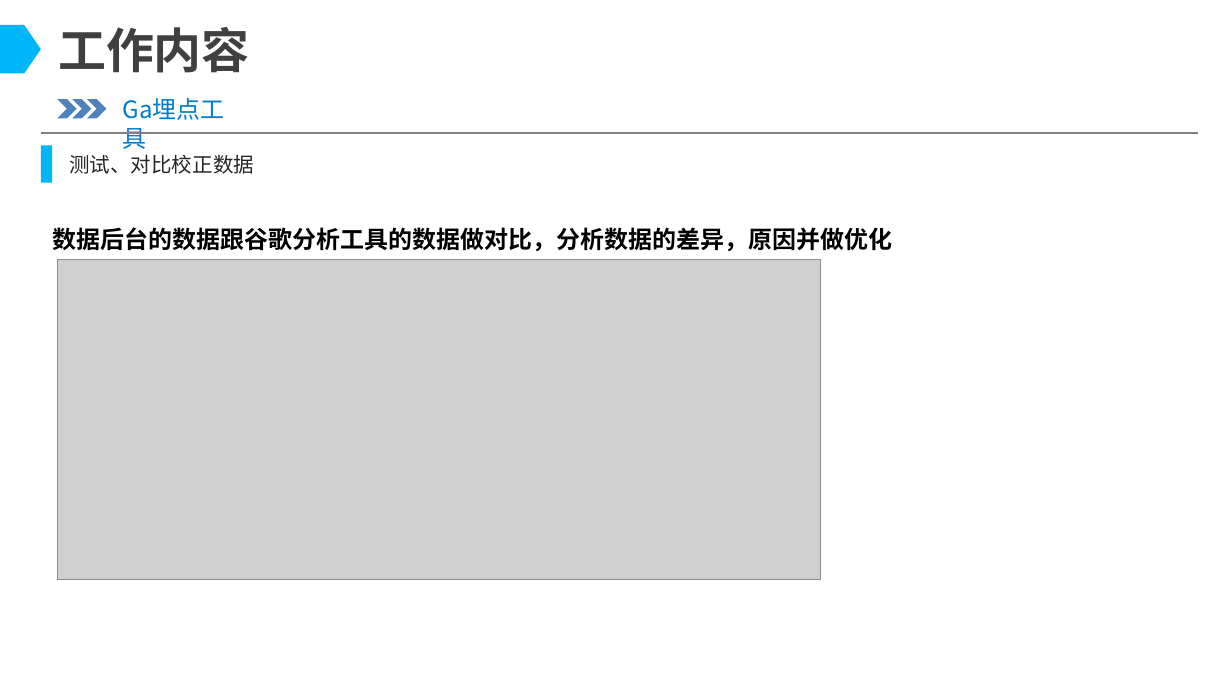
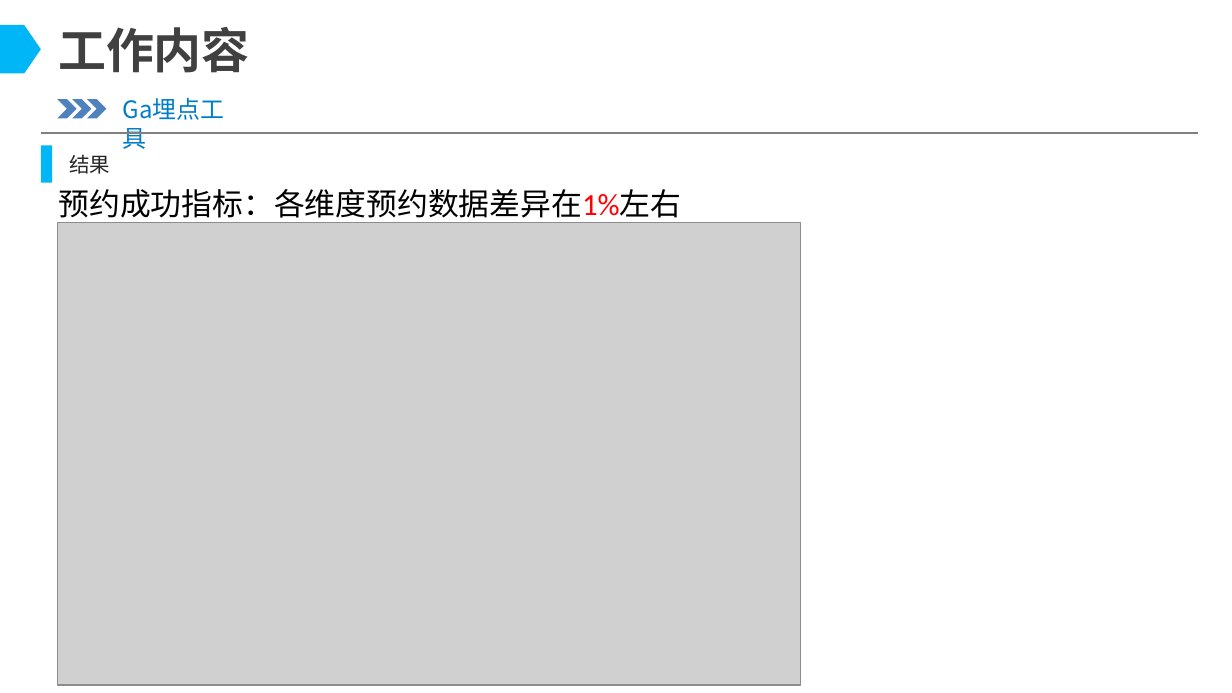
Before and after one commit to illusionGD/test, a slide deck: slide 13 of 谭锦德-2022述职PPT.pptx. Drawn at 1232x693 pixels with LibreOffice and Linux fonts; fonts in the diff are those of the drawing; grey boxes stand for pictures; background and template pictures are left out. Boxes give left, top, right and bottom in pixels: in the first picture for what was removed or moved away, otherwise in the second. Text is boxed around its words. In the diff, an @@ line names an element or a change of style, - is before the commit and + after.

```diff
--- a/谭锦德-2022述职PPT.pptx
+++ b/谭锦德-2022述职PPT.pptx
@@ text at (69, 154, 110, 174): text changed @@
-测试、对比校正数据
+结果
@@ text added at (59, 189, 682, 224), 18 pt, text #000000 @@
+预约成功指标：各维度预约数据差异在1%左右
@@ text removed at (53, 227, 893, 251) @@
-数据后台的数据跟谷歌分析工具的数据做对比，分析数据的差异，原因并做优化
@@ picture: place and size @@
-picture at (58, 259, 822, 579)
+picture at (57, 223, 800, 686)
```
Also in this commit, not shown: 3 other slides changed, 6 slides added.
